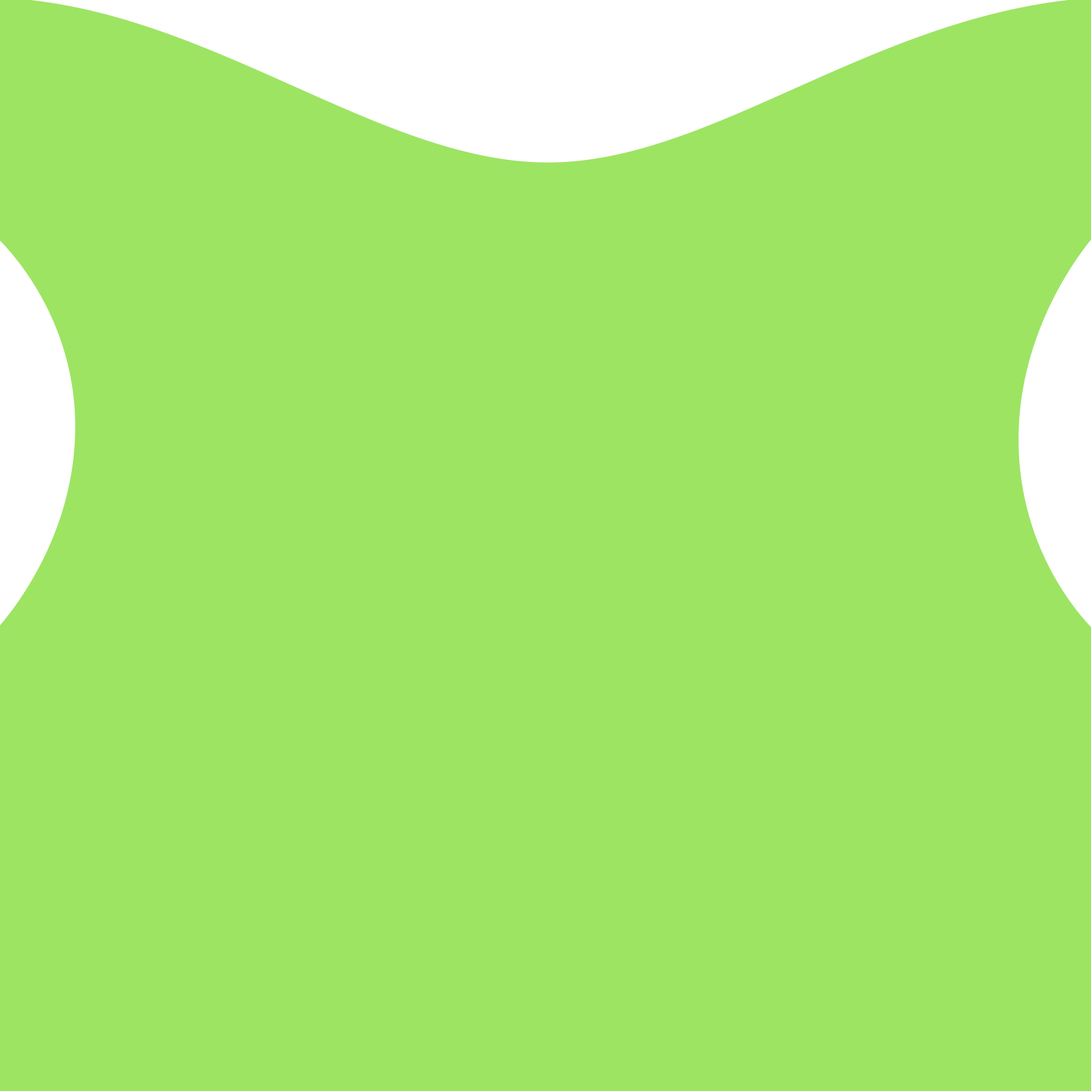
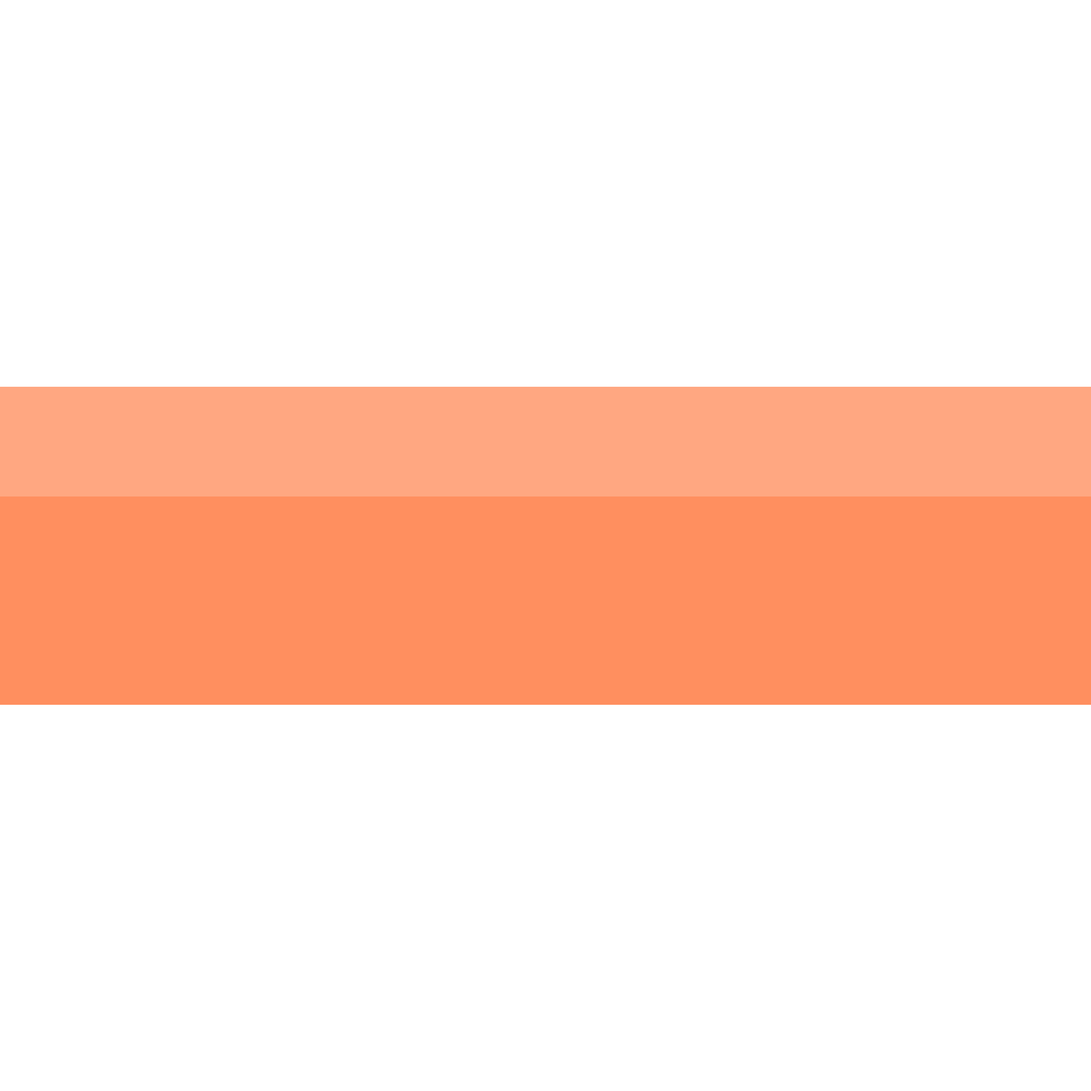
Before/after of a 1091 x 1091 layered artwork. What changed in the layer stack:
added group "Balcony" with 2 layers above "Green t-shirt" over [0, 386, 1091, 706]
added layer "Top" in group "Balcony" over [0, 386, 1091, 497]
added layer "Front" in group "Balcony" over [0, 496, 1091, 706]
hid "Green t-shirt" over [0, 0, 1091, 1091]
